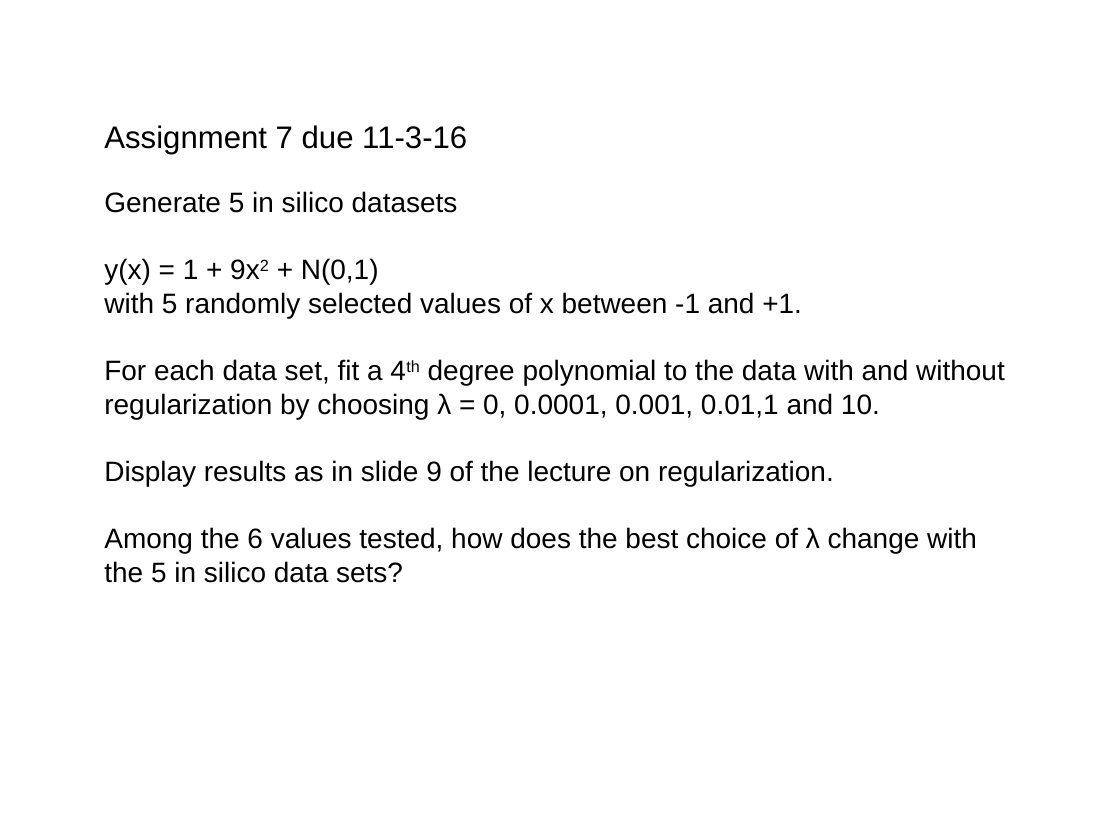
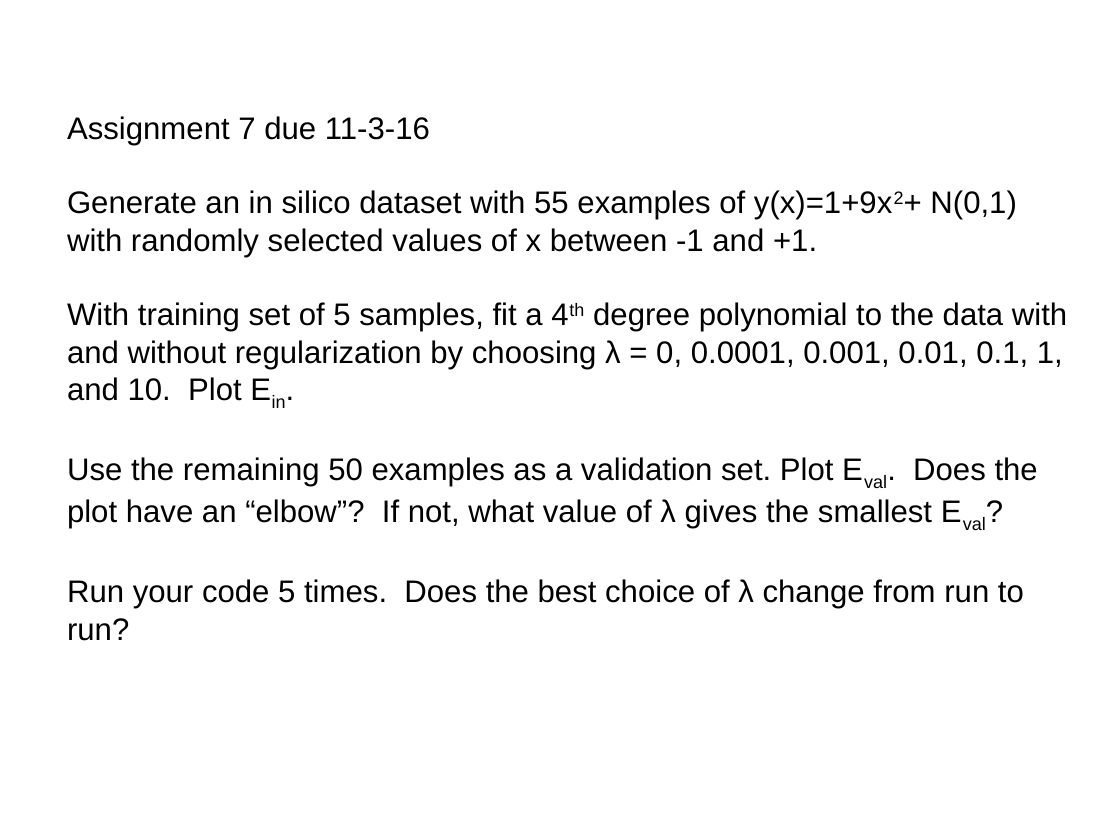
Before and after one commit to zhy9036/cs_2016_fall, a slide deck: slide 10 of 534_ANN/overfitting and regularization.pptx. Drawn at 1120x840 pixels with LibreOffice and Linux fonts; fonts in the diff are those of the drawing. Boxes give left, top, right and bottom in pixels: in the first picture for what was removed or moved away, otherwise in the second. Text is boxed around its words. In the diff, an @@ line names an element or a change of style, - is before the commit and + after.

```diff
--- a/534_ANN/overfitting and regularization.pptx
+++ b/534_ANN/overfitting and regularization.pptx
@@ text "Assignment 7 due 11-3-16": place and size @@
-text "Assignment 7 due 11-3-16" at (104,125,1005,583)
+text "Assignment 7 due 11-3-16" at (67,116,1067,641)
@@ text at (67,190,1067,641): text changed; size 18 to 20 pt @@
-Generate 5 in silico datasets
-y(x) = 1 + 9x2 + N(0,1)
-with 5 randomly selected values of x between -1 and +1.
-For each data set, fit a 4th degree polynomial to the data with and without regularization by choosing λ = 0, 0.0001, 0.001, 0.01,1 and 10.
-Display results as in slide 9 of the lecture on regularization.
-Among the 6 values tested, how does the best choice of λ change with the 5 in silico data sets?
+Generate an in silico dataset with 55 examples of y(x)=1+9x2+ N(0,1)
+with randomly selected values of x between -1 and +1.
+With training set of 5 samples, fit a 4th degree polynomial to the data with and without regularization by choosing λ = 0, 0.0001, 0.001, 0.01, 0.1, 1, and 10. Plot Ein.
+Use the remaining 50 examples as a validation set. Plot Eval. Does the plot have an “elbow”? If not, what value of λ gives the smallest Eval?
+Run your code 5 times. Does the best choice of λ change from run to run?
```
Also in this commit, not shown: 25 other files.
